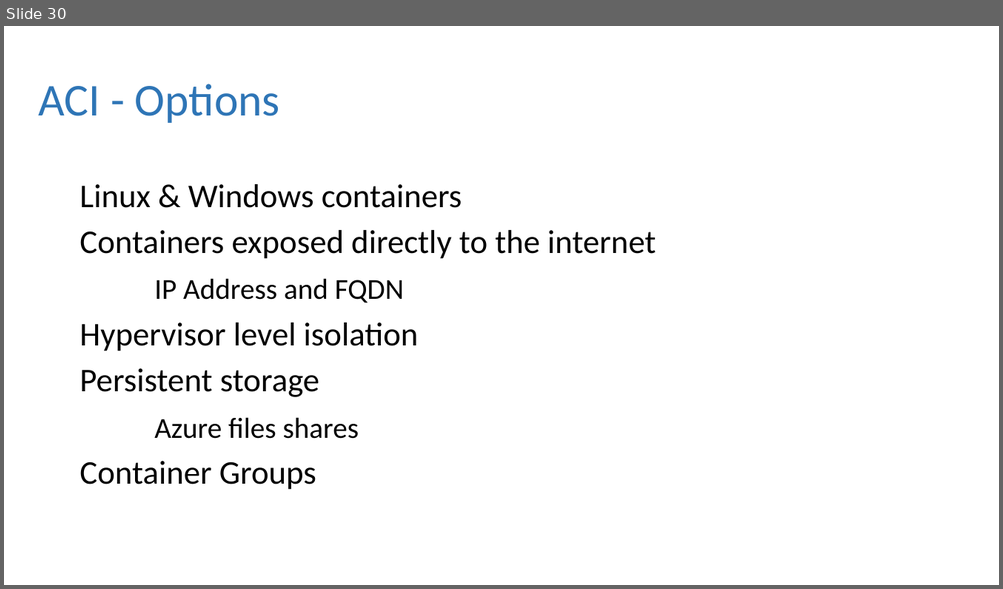
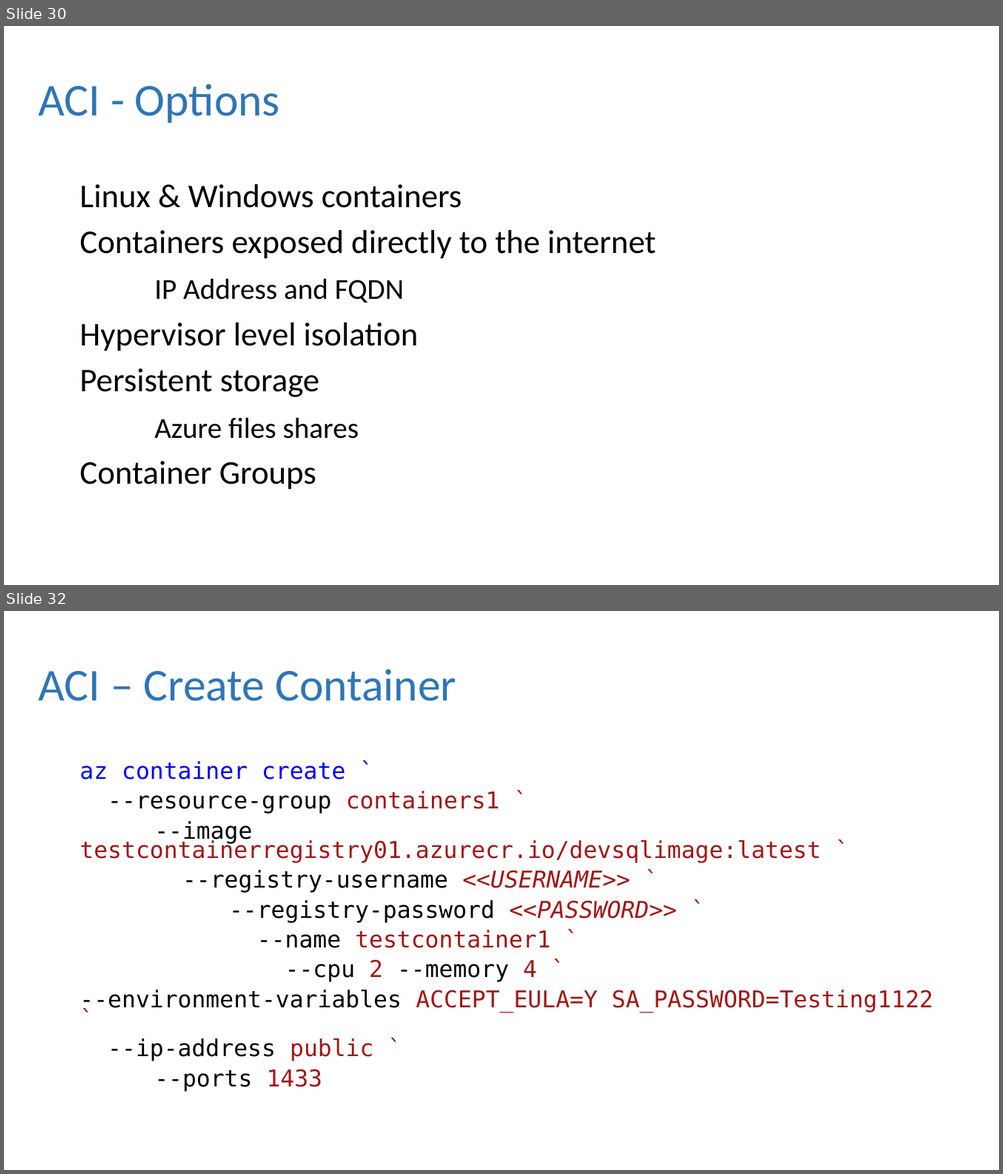
Before and after one commit to dbafromthecold/ContainersInTheCloud, a slide deck: ContainersInTheCloud.pptx. Shown one above the other, each under a label of ours: slide 30 before the commit, slides 30 and 32 after it; the slides between them are not shown. The pictures are 1003x589 and 1003x1174 pixels, drawn with LibreOffice and Linux fonts; fonts in the diff are those of the drawing; background and template pictures are left out. Boxes give left, top, right and bottom in pixels: in the first picture for what was removed or moved away, otherwise in the second. Text is boxed around its words. In the diff, an @@ line names an element or a change of style, - is before the commit and + after.

```diff
--- a/ContainersInTheCloud.pptx
+++ b/ContainersInTheCloud.pptx
@@ slide 32 added at box(4, 611, 999, 1170), background picture (left out) @@
@@ title added at box(39, 669, 456, 701), 44 pt, text #2E75B6 @@
+ACI – Create Container
@@ text added at box(79, 761, 933, 1091), 22.4 pt, text #A31515 @@
+az container create `
+--resource-group containers1 `
+--image testcontainerregistry01.azurecr.io/devsqlimage:latest `
+--registry-username <<USERNAME>> `
+--registry-password <<PASSWORD>> `
+--name testcontainer1 `
+--cpu 2 --memory 4 `
+--environment-variables ACCEPT_EULA=Y SA_PASSWORD=Testing1122 `
+--ip-address public `
+--ports 1433
```
Also in this commit, not shown: 3 other slides added, 1 slide removed, 7 other files.
